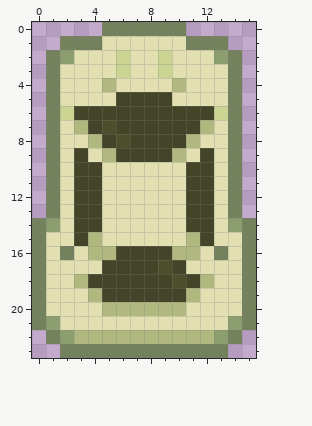
Two versions of one pixel-art sprite, Graphics/PlayerCar.png. This is how it looked before the edit.
The file is 16x24 pixels.
Now the later version:
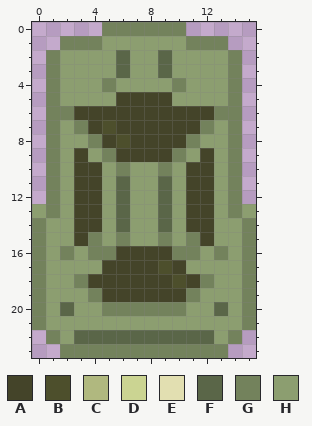
Palette (. is transparent): A #444429  B #4d4f2c  C #b0b87f  D #cbd492  E #e2dfb1  F #5a6648  G #73825c  H #8c9e70
Commit: Add support for multiple cloud frames and AI car frames
The edit:
y 1: x 5..10 EEEEEE -> HHHHHH
y 2: x 3..12 EEEDEEDEEE -> HHHFHHFHHH
y 3: x 2..13 EEEEDEEDEEEE -> HHHHFHHFHHHH
y 4: x 2..13 EEECEEEECEEE -> HHHGHHHHGHHH
y 5: x 2..5 EEEE -> HHHH; x 10..13 EEEE -> HHHH
y 6: x 2 D -> G; x 13 D -> G
y 7: x 2..3 EC -> HG; x 12..13 CE -> GH
y 8: x 2..4 EEC -> HHG; x 11..13 CEE -> GHH
y 9: x 2 E -> H; x 4..5 EC -> HG; x 10..11 CE -> GH; x 13 E -> H
y 10: x 2 E -> H; x 5..10 EEEEEE -> HGHHGH; x 13 E -> H
y 11..12: x 2 E -> H; x 5..10 EEEEEE -> HFHHFH; x 13 E -> H
y 13: x 0 . -> H; x 2 E -> H; x 5..10 EEEEEE -> HFHHFH; x 13 E -> H; x 15 . -> H
y 14: x 2 E -> H; x 5..10 EEEEEE -> HFHHFH; x 13 E -> H
y 15: x 1..2 EE -> HH; x 4..11 CEEEEEEC -> GHGHHGHG; x 13..14 EE -> HH
y 16: x 1 E -> H; x 3..5 ECC -> HGG; x 10..12 CCE -> GGH; x 14 E -> H
y 17: x 1..4 EEEE -> HHHH; x 11..14 EEEE -> HHHH
y 18: x 1..3 EEC -> HHG; x 12..14 CEE -> GHH
y 19: x 1..4 EEEC -> HHHG; x 11..14 CEEE -> GHHH
y 20: x 1..14 EEEECCCCCCEEEE -> HFHHGGGGGGHHFH
y 21: x 2..13 EEEEEEEEEEEE -> HHHHHHHHHHHH
y 22: x 3..12 CCCCCCCCCC -> FFFFFFFFFF
